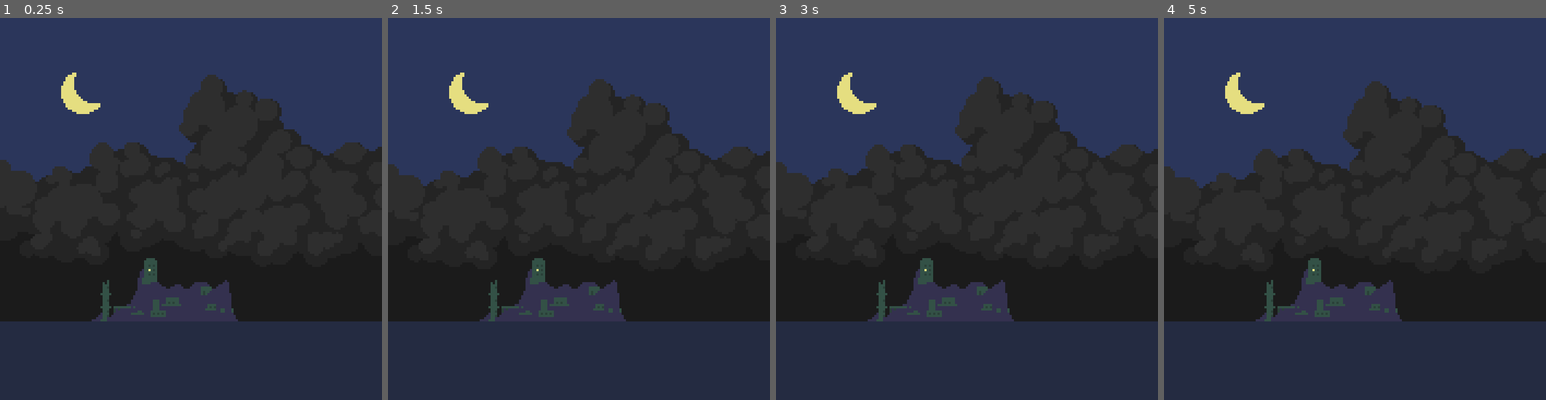
Above: before the commit, frames 1-4 (left to right).
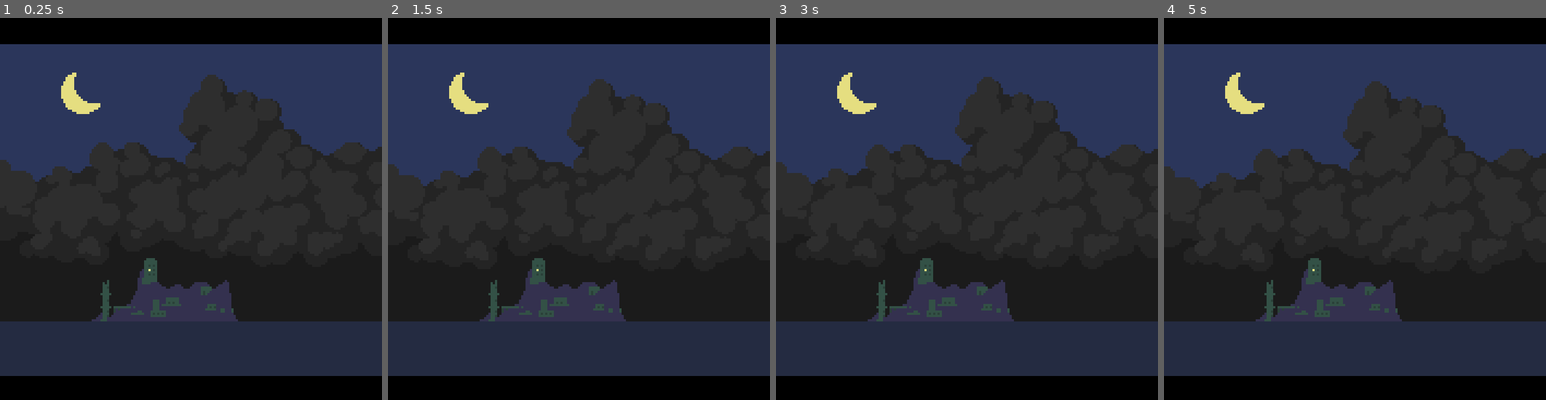
Above: after the commit, the same moments.

Repository: tabrasel/Glowkeeper
Game: Godot game, scene res://scenes/island_cutscene.tscn
The game is run twice, just before and just after one commit, with the same random seed, the same clock (stepped at 60 frames per second) and the same inputs.
Inputs:
- Up to frame 1 (0.25 s): no input
- Up to frame 2 (1.5 s): hold Right (ui_right) from 0.53 s (still down); tap Z (jump) at 0.77 s; tap Enter at 1.25 s
- Up to frame 3 (3 s): tap Z (jump) at 1.52 s; tap Space at 2 s; release Right (ui_right) at 2.03 s; hold Left (ui_left) 2.03-2.78 s; tap Enter at 2.75 s; hold Right (ui_right) from 2.78 s (still down)
- Up to frame 4 (5 s): tap Z (jump) at 3.02, 3.77, 4.52 s; tap Space at 4.25 s; release Right (ui_right) at 4.28 s; hold Left (ui_left) from 4.28 s (still down)

The runs differ from the first frame. In frame 1, 13% of the frame differs, in the area x 0-100%, y 0-100%; in frame 2, 13%; in frame 3, 13%; in frame 4, 13%.

Commit message:
Add letterbox to island cutscene

Diff:
--- a/scenes/island_cutscene.tscn
+++ b/scenes/island_cutscene.tscn
@@ -385,6 +385,37 @@
 [node name="StrikeTimer" type="Timer" parent="Lightning"]
 autostart = true
 
+[node name="Letterbox" type="Control" parent="."]
+layout_mode = 3
+anchors_preset = 0
+offset_right = 175.0
+offset_bottom = 176.0
+
+[node name="TopBar" type="ColorRect" parent="Letterbox"]
+layout_mode = 1
+anchors_preset = 5
+anchor_left = 0.5
+anchor_right = 0.5
+offset_left = -87.5
+offset_right = 87.5
+offset_bottom = 12.0
+grow_horizontal = 2
+color = Color(0, 0, 0, 1)
+
+[node name="BottomBar" type="ColorRect" parent="Letterbox"]
+layout_mode = 1
+anchors_preset = 7
+anchor_left = 0.5
+anchor_top = 1.0
+anchor_right = 0.5
+anchor_bottom = 1.0
+offset_left = -87.5
+offset_top = -12.0
+offset_right = 87.5
+grow_horizontal = 2
+grow_vertical = 0
+color = Color(0, 0, 0, 1)
+
 [node name="TransitionFade" type="Control" parent="."]
 layout_mode = 3
 anchors_preset = 0
